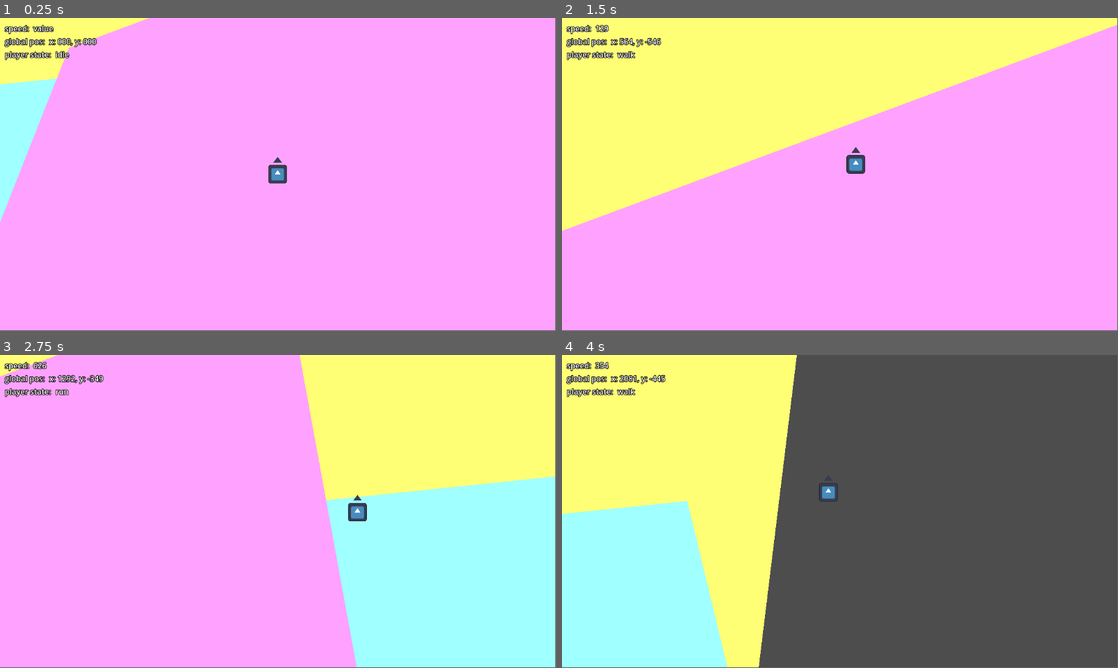
Above: before the commit, frames 1-4 (two rows, left to right).
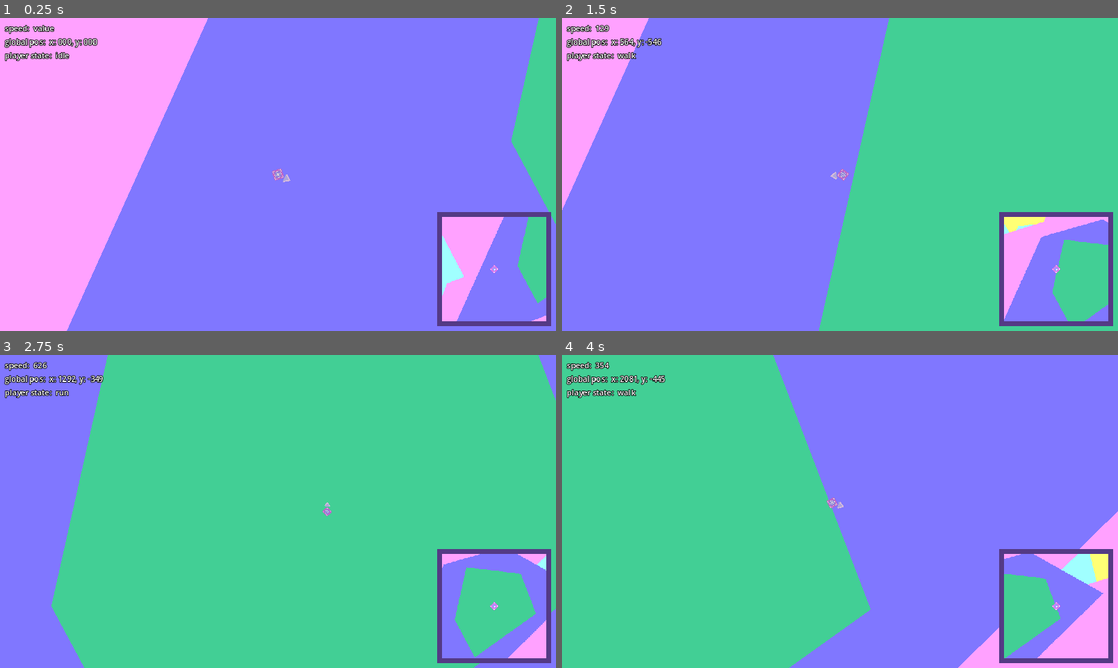
Above: after the commit, the same moments.

Repository: JJPSeno/project-q
Game: Godot game, scene res://World/world.tscn
The game is run twice, just before and just after one commit, with the same random seed, the same clock (stepped at 60 frames per second) and the same inputs. The engine's default icon, where the game draws it, is replaced by a stand-in: a white triangle on a blue panel in a dark square.
Inputs (mouse positions are in pixels of both pictures, inside the frame that each line leads up to):
- Up to frame 1 (0.25 s): no input
- Up to frame 2 (1.5 s): tap Enter at 0.5 s; move the mouse to (962, 158) at 0.52 s; hold D (right) 0.53-1.28 s; hold W (movement) 0.53-1.28 s; tap Space (dash) at 0.6 s; move the mouse to (728, 190) at 1.27 s; hold S (down) from 1.28 s (still down); tap W (movement) at 1.35 s
- Up to frame 3 (2.75 s): tap Shift (run) at 1.55 s; move the mouse to (333, 442) at 2.02 s; release S (down) at 2.03 s; hold D (right) from 2.03 s (still down); hold Shift (run) from 2.03 s (still down); tap Space (dash) at 2.3 s
- Up to frame 4 (4 s): move the mouse to (812, 574) at 2.77 s; release Shift (run) at 2.78 s; tap Space (dash) at 2.85 s; tap W (movement) at 3.05 s; move the mouse to (1006, 558) at 3.52 s; release D (right) at 3.53 s; hold A (left) from 3.53 s (still down); hold W (movement) from 3.53 s (still down); tap Shift (run) at 3.8 s
In our replay, the window is 799x449 before the commit and 800x450 after it. These sizes can differ from the game's own. Grey fills any space a smaller window leaves; there, only what the larger window draws over its background counts as a difference.

The runs differ from the first frame. In frame 1, 78% of the frame differs, in the area x 0-100%, y 0-100%; in frame 2, 98%; in frame 3, 100%; in frame 4, 100%.

Commit message:
add minimap

Diff:
--- a/Controllers/CameraController/camera_controller.gd
+++ b/Controllers/CameraController/camera_controller.gd
@@ -8,6 +8,18 @@
 
 func _ready() -> void:
 	player_camera.enabled = true
+	EventBus.camera_zoom_updated.connect(_on_camera_zoom_change)
 	var missing_camera = (player_camera == null or world_camera == null)
 	if missing_camera:
 		assert(!missing_camera, "Missing camera reference")
+
+
+func _on_camera_zoom_change(new_zoom: Vector2, new_speed: float) -> void:
+	if (player_camera.enabled):
+		var tween = create_tween()
+		tween.tween_property(player_camera, "zoom", new_zoom, 0.5)\
+			.set_trans(Tween.TRANS_SINE)\
+			.set_ease(Tween.EASE_OUT)
+		tween.parallel().tween_property(player_camera, "position_smoothing_speed", new_speed, 0.5)\
+			.set_trans(Tween.TRANS_SINE)\
+			.set_ease(Tween.EASE_OUT)
--- /dev/null
+++ b/Controllers/DirectionController/direction_controller.gd
@@ -0,0 +1,9 @@
+extends Node2D
+
+
+@export var parent : Node2D
+
+
+func _process(_delta: float) -> void:
+	if parent != null:
+		parent.look_at(get_global_mouse_position())
--- /dev/null
+++ b/Controllers/DirectionController/direction_controller.tscn
@@ -0,0 +1,6 @@
+[gd_scene load_steps=2 format=3 uid="uid://cdbkt3ih37ybm"]
+
+[ext_resource type="Script" path="res://Controllers/DirectionController/direction_controller.gd" id="1_eqtle"]
+
+[node name="DirectionController" type="Node2D"]
+script = ExtResource("1_eqtle")
--- a/Controllers/MovementController/movement_controller.gd
+++ b/Controllers/MovementController/movement_controller.gd
@@ -1,15 +1,18 @@
+class_name MovementController
 extends Node
 
 
+@export var parent : CharacterBody2D
 
 #try to add this to func _input
-func _physics_process(delta: float) -> void:
-	if Input.is_action_pressed("movement"):
+func _physics_process(_delta: float) -> void:
+	if Input.is_action_pressed("base_movement"):
 		if Input.is_action_pressed("run"):
 			get_node("MovementStateMachine").change_state("run")
 		else:
 			get_node("MovementStateMachine").change_state("walk")
-		if Input.is_action_just_pressed("dash"):
+
+		if Input.is_action_just_pressed("dash") and int(parent.velocity.length()) > 0:
 			get_node("MovementStateMachine").change_state("dash")
 	else:
 		get_node("MovementStateMachine").change_state("idle")
--- /dev/null
+++ b/GUI/MainCanvasLayer/Minimap/Minimap.gd
@@ -0,0 +1,9 @@
+extends MarginContainer
+
+
+@export var player: CharacterBody2D
+@onready var camera_2d: Camera2D = %Camera2D
+
+
+func _physics_process(delta: float) -> void:
+	camera_2d.position = player.position
--- /dev/null
+++ b/GUI/MainCanvasLayer/Minimap/Minimap.tscn
@@ -0,0 +1,57 @@
+[gd_scene load_steps=4 format=3 uid="uid://bf06v3pe65dgu"]
+
+[ext_resource type="PackedScene" uid="uid://bkujnupcoa074" path="res://World/Background/test_floor.tscn" id="1_1i4xq"]
+[ext_resource type="Script" path="res://GUI/MainCanvasLayer/Minimap/Minimap.gd" id="1_vly5g"]
+[ext_resource type="PackedScene" uid="uid://mpmewmghiihe" path="res://GUI/MainCanvasLayer/Minimap/minimap_player_indicator.tscn" id="3_yqdfe"]
+
+[node name="MinimapMargin" type="MarginContainer"]
+anchors_preset = 3
+anchor_left = 1.0
+anchor_top = 1.0
+anchor_right = 1.0
+anchor_bottom = 1.0
+offset_left = -256.0
+offset_top = -256.0
+grow_horizontal = 0
+grow_vertical = 0
+size_flags_horizontal = 3
+size_flags_vertical = 3
+theme_override_constants/margin_left = 10
+theme_override_constants/margin_top = 10
+theme_override_constants/margin_right = 10
+theme_override_constants/margin_bottom = 10
+script = ExtResource("1_vly5g")
+
+[node name="ColorRect" type="ColorRect" parent="."]
+layout_mode = 2
+color = Color(0.33072, 0.2288, 0.52, 1)
+
+[node name="MarginContainer" type="MarginContainer" parent="ColorRect"]
+layout_mode = 1
+anchors_preset = 15
+anchor_right = 1.0
+anchor_bottom = 1.0
+grow_horizontal = 2
+grow_vertical = 2
+theme_override_constants/margin_left = 10
+theme_override_constants/margin_top = 10
+theme_override_constants/margin_right = 10
+theme_override_constants/margin_bottom = 10
+
+[node name="SubViewportContainer" type="SubViewportContainer" parent="ColorRect/MarginContainer"]
+layout_mode = 2
+
+[node name="SubViewport" type="SubViewport" parent="ColorRect/MarginContainer/SubViewportContainer"]
+handle_input_locally = false
+size = Vector2i(216, 216)
+render_target_update_mode = 4
+
+[node name="TestFloor" parent="ColorRect/MarginContainer/SubViewportContainer/SubViewport" instance=ExtResource("1_1i4xq")]
+
+[node name="Camera2D" type="Camera2D" parent="ColorRect/MarginContainer/SubViewportContainer/SubViewport"]
+unique_name_in_owner = true
+zoom = Vector2(0.1, 0.1)
+
+[node name="MinimapPlayerIndicator" parent="ColorRect/MarginContainer/SubViewportContainer" instance=ExtResource("3_yqdfe")]
+position = Vector2(108, 108)
+scale = Vector2(0.3, 0.3)
--- /dev/null
+++ b/GUI/MainCanvasLayer/Minimap/minimap_player_indicator.tscn
@@ -0,0 +1,8 @@
+[gd_scene load_steps=2 format=3 uid="uid://mpmewmghiihe"]
+
+[ext_resource type="Texture2D" uid="uid://dl7sbgwsho858" path="res://Assets/Branding/DiamondIcon.png" id="1_j6lwv"]
+
+[node name="MinimapPlayerIndicator" type="Node2D"]
+
+[node name="Sprite2D" type="Sprite2D" parent="."]
+texture = ExtResource("1_j6lwv")
--- /dev/null
+++ b/GUI/MainCanvasLayer/cursor_controller.gd
@@ -0,0 +1,16 @@
+extends Node
+
+const BOX_CURSOR = preload("res://Assets/Cursors/BoxCursorSmall.png")
+const ARROW_CURSOR = preload("res://Assets/Cursors/ArrowCursorSmall.png")
+
+func _ready() -> void:
+	EventBus.connect("change_to_arrow_cursor", _set_to_arrow_cursor)
+	EventBus.connect("change_to_box_cursor", _set_to_box_cursor)
+
+
+func _set_to_box_cursor() -> void:
+	Input.set_custom_mouse_cursor(BOX_CURSOR, Input.CURSOR_ARROW, Vector2(32,32))
+
+
+func _set_to_arrow_cursor() -> void:
+	Input.set_custom_mouse_cursor(ARROW_CURSOR, Input.CURSOR_ARROW, Vector2.ZERO)
--- /dev/null
+++ b/GUI/MainCanvasLayer/main_canvas_layer.tscn
@@ -0,0 +1,13 @@
+[gd_scene load_steps=4 format=3 uid="uid://7t16qx7bdmoo"]
+
+[ext_resource type="Script" path="res://GUI/MainCanvasLayer/main_canvas_layer.gd" id="1_y35jt"]
+[ext_resource type="PackedScene" uid="uid://bt3gkxaqlb0wy" path="res://GUI/Debug/debug_ui.tscn" id="2_a2c84"]
+[ext_resource type="Script" path="res://GUI/MainCanvasLayer/cursor_controller.gd" id="2_n47oc"]
+
+[node name="MainCanvasLayer" type="CanvasLayer"]
+script = ExtResource("1_y35jt")
+
+[node name="CursorController" type="Node" parent="."]
+script = ExtResource("2_n47oc")
+
+[node name="DebugUI" parent="." instance=ExtResource("2_a2c84")]
--- a/GUI/main_canvas_layer.tscn
+++ /dev/null
@@ -1,9 +0,0 @@
-[gd_scene load_steps=3 format=3 uid="uid://7t16qx7bdmoo"]
-
-[ext_resource type="Script" path="res://GUI/main_canvas_layer.gd" id="1_y35jt"]
-[ext_resource type="PackedScene" uid="uid://bt3gkxaqlb0wy" path="res://GUI/Debug/debug_ui.tscn" id="2_a2c84"]
-
-[node name="MainCanvasLayer" type="CanvasLayer"]
-script = ExtResource("1_y35jt")
-
-[node name="DebugUI" parent="." instance=ExtResource("2_a2c84")]
--- a/Player/movement_state_machine.gd
+++ b/Player/movement_state_machine.gd
@@ -19,6 +19,7 @@
 		id : int
 		speed := float
 		camera_zoom := Vector2
+		camera_speed := float
 		acceleration := float
 		friction := float
 	}
@@ -26,9 +27,9 @@
 """
 #endregion
 @export var movement_states : Dictionary
-@export var parent : CharacterBody2D
 var current_state_name : String
-
+var movement_controller : Node
+var parent : Node2D
 var direction := Vector2.ZERO
 var speed = 200.0
 var acceleration := 12.0
@@ -39,6 +40,8 @@
 
 
 func _ready() -> void:
+	movement_controller = get_parent()
+	parent = movement_controller.parent
 	current_state_name = "run"
 
 
@@ -46,6 +49,7 @@
 	current_state_name = state_name
 	if parent.is_in_group("player"):
 		EventBus.player_state_updated.emit(state_name)
+		EventBus.camera_zoom_updated.emit(movement_states[current_state_name].camera_zoom, movement_states[current_state_name].camera_speed)
 
 
 func _physics_process(delta: float) -> void:
@@ -66,7 +70,7 @@
 
 	parent.move_and_slide()
 
-func _exit_state(state_name: String) -> void:
+func _exit_state(_state_name: String) -> void:
 	pass
 
 
--- a/Player/player.tscn
+++ b/Player/player.tscn
@@ -1,25 +1,38 @@
-[gd_scene load_steps=4 format=3 uid="uid://5liwdgjjhcr2"]
+[gd_scene load_steps=6 format=3 uid="uid://5liwdgjjhcr2"]
 
-[ext_resource type="Texture2D" uid="uid://dmnwwojy2t7ik" path="res://icon.svg" id="1_argyb"]
+[ext_resource type="Script" path="res://Player/player.gd" id="1_t54ku"]
+[ext_resource type="PackedScene" uid="uid://cdbkt3ih37ybm" path="res://Controllers/DirectionController/direction_controller.tscn" id="2_fyewk"]
 [ext_resource type="PackedScene" uid="uid://dff0j6n77jhyg" path="res://Controllers/MovementController/movement_controller.tscn" id="2_qxbrg"]
+[ext_resource type="Texture2D" uid="uid://dl7sbgwsho858" path="res://Assets/Branding/DiamondIcon.png" id="4_f6ucb"]
 
 [sub_resource type="CircleShape2D" id="CircleShape2D_hrudf"]
 radius = 15.0
 
 [node name="Player" type="CharacterBody2D" groups=["player"]]
+modulate = Color(0.86, 0.86, 0.86, 1)
+script = ExtResource("1_t54ku")
 
-[node name="MovementController" parent="." instance=ExtResource("2_qxbrg")]
+[node name="MovementController" parent="." node_paths=PackedStringArray("parent") instance=ExtResource("2_qxbrg")]
+parent = NodePath("..")
 
-[node name="MovementStateMachine" parent="MovementController" index="0" node_paths=PackedStringArray("parent")]
-parent = NodePath("../..")
+[node name="DirectionController" parent="." node_paths=PackedStringArray("parent") instance=ExtResource("2_fyewk")]
+parent = NodePath("..")
 
 [node name="Icon" type="Sprite2D" parent="."]
-scale = Vector2(0.3, 0.3)
-texture = ExtResource("1_argyb")
+rotation = 1.5708
+scale = Vector2(0.5, 0.5)
+texture = ExtResource("4_f6ucb")
+
+[node name="Polygon2D2" type="Polygon2D" parent="Icon"]
+position = Vector2(0.00015928, -26)
+scale = Vector2(-0.631633, 0.662313)
+color = Color(0.981333, 0.86, 1, 1)
+polygon = PackedVector2Array(0, -50, -30, -10, 30, -10)
 
 [node name="Polygon2D" type="Polygon2D" parent="Icon"]
-position = Vector2(0, -70)
-color = Color(0.211765, 0.239216, 0.321569, 1)
+position = Vector2(-8.68798e-05, -24)
+scale = Vector2(0.517403, 0.517403)
+color = Color(0.792, 0.76, 1, 1)
 polygon = PackedVector2Array(0, -50, -30, -10, 30, -10)
 
 [node name="CollisionShape2D" type="CollisionShape2D" parent="."]
--- a/Singletons/debug_singleton.gd
+++ b/Singletons/debug_singleton.gd
@@ -8,8 +8,9 @@
 		elif event.is_action_pressed("reset"):
 			get_tree().reload_current_scene()
 		elif event.is_action_pressed("debug_1"):
-			pass
+			for p in get_tree().get_nodes_in_group("player"):
+				p.set_global_position(Vector2.ZERO)
 		elif event.is_action_pressed("debug_2"):
-			pass
+			EventBus.emit_signal("change_to_arrow_cursor")
 		elif event.is_action_pressed("debug_3"):
-			pass
+			EventBus.emit_signal("change_to_box_cursor")
--- a/Singletons/event_bus.gd
+++ b/Singletons/event_bus.gd
@@ -6,4 +6,7 @@
 signal player_state_updated(new_state)
 #endregion
 
-signal camera_zoom_updated(new_zoom)
+signal camera_zoom_updated(new_zoom, new_speed)
+
+signal change_to_box_cursor
+signal change_to_arrow_cursor
--- a/States/MovementStates/dash.tres
+++ b/States/MovementStates/dash.tres
@@ -7,6 +7,7 @@
 name = "dash"
 id = 3
 speed = 4500.0
-camera_zoom = Vector2(0.6, 0.6)
+camera_zoom = Vector2(0.01, 0.01)
+camera_speed = 3.0
 acceleration = 4500.0
 friction = 1.0
--- a/States/MovementStates/idle.tres
+++ b/States/MovementStates/idle.tres
@@ -8,5 +8,6 @@
 id = 0
 speed = 0.0
 camera_zoom = Vector2(1, 1)
+camera_speed = 10.0
 acceleration = 1.0
 friction = 6.0
--- a/States/MovementStates/movement_state.gd
+++ b/States/MovementStates/movement_state.gd
@@ -5,5 +5,6 @@
 @export var id : int
 @export var speed := 200.0
 @export var camera_zoom := Vector2(1,1)
+@export var camera_speed := 5.0
 @export var acceleration := 1.0
 @export var friction := 1.0
--- a/States/MovementStates/run.tres
+++ b/States/MovementStates/run.tres
@@ -8,5 +8,6 @@
 id = 2
 speed = 600.0
 camera_zoom = Vector2(0.7, 0.7)
+camera_speed = 5.0
 acceleration = 12.0
 friction = 1.0
--- a/States/MovementStates/walk.tres
+++ b/States/MovementStates/walk.tres
@@ -8,5 +8,6 @@
 id = 1
 speed = 300.0
 camera_zoom = Vector2(0.9, 0.9)
+camera_speed = 10.0
 acceleration = 8.0
 friction = 1.0
--- /dev/null
+++ b/World/Background/test_floor.tscn
@@ -0,0 +1,109 @@
+[gd_scene format=3 uid="uid://bkujnupcoa074"]
+
+[node name="TestFloor" type="Node2D"]
+
+[node name="Polygon2D3" type="Polygon2D" parent="."]
+position = Vector2(-2422, -318)
+rotation = 0.323565
+color = Color(1, 1, 0.458824, 1)
+polygon = PackedVector2Array(-1191, 1809, 1694, 1865, 2067, -1189, -580, -1370, -2458, 508)
+
+[node name="Polygon2D17" type="Polygon2D" parent="."]
+position = Vector2(-181, 1629)
+rotation = -0.399448
+color = Color(1, 1, 0.458824, 1)
+polygon = PackedVector2Array(-1191, 1809, 1694, 1865, 2067, -1189, -580, -1370, -2458, 508)
+
+[node name="Polygon2D5" type="Polygon2D" parent="."]
+position = Vector2(2375, -2365)
+rotation = 1.67807
+color = Color(1, 1, 0.458824, 1)
+polygon = PackedVector2Array(-1191, 1809, 1694, 1865, 2067, -1189, -580, -1370, -2458, 508)
+
+[node name="Polygon2D18" type="Polygon2D" parent="."]
+position = Vector2(-624, -2873)
+rotation = 0.919796
+color = Color(1, 1, 0.458824, 1)
+polygon = PackedVector2Array(-1191, 1809, 1694, 1865, 2067, -1189, -580, -1370, -2458, 508)
+
+[node name="Polygon2D6" type="Polygon2D" parent="."]
+position = Vector2(3382, 2501)
+rotation = 3.6655
+color = Color(1, 1, 0.458824, 1)
+polygon = PackedVector2Array(-1191, 1809, 1694, 1865, 2067, -1189, -580, -1370, -2458, 508)
+
+[node name="Polygon2D19" type="Polygon2D" parent="."]
+position = Vector2(3744, 148)
+rotation = 4.4848
+color = Color(1, 1, 0.458824, 1)
+polygon = PackedVector2Array(-1191, 1809, 1694, 1865, 2067, -1189, -580, -1370, -2458, 508)
+
+[node name="Polygon2D" type="Polygon2D" parent="."]
+color = Color(0.627451, 1, 1, 1)
+polygon = PackedVector2Array(-1157, -126, 1784, -431, 2011, 508, 427, 1198, -1564, 711)
+
+[node name="Polygon2D7" type="Polygon2D" parent="."]
+position = Vector2(939, -1312)
+color = Color(0.627451, 1, 1, 1)
+polygon = PackedVector2Array(-1157, -126, 1784, -431, 2011, 508, 427, 1198, -1564, 711)
+
+[node name="Polygon2D8" type="Polygon2D" parent="."]
+position = Vector2(2818, -11)
+rotation = 1.04446
+color = Color(0.627451, 1, 1, 1)
+polygon = PackedVector2Array(-1157, -126, 1784, -431, 2011, 508, 427, 1198, -1564, 711)
+
+[node name="Polygon2D4" type="Polygon2D" parent="."]
+position = Vector2(-611, -1177)
+rotation = 1.11283
+color = Color(0.627451, 1, 1, 1)
+polygon = PackedVector2Array(-1157, -126, 1784, -431, 2011, 508, 427, 1198, -1564, 711)
+
+[node name="Polygon2D2" type="Polygon2D" parent="."]
+position = Vector2(-543, 554)
+color = Color(1, 0.631373, 1, 1)
+polygon = PackedVector2Array(-433, -262, -920, 972, 698, 881, 1535, 1254, 1151, -850)
+
+[node name="Polygon2D9" type="Polygon2D" parent="."]
+position = Vector2(1183, 313)
+rotation = 0.940397
+color = Color(1, 0.631373, 1, 1)
+polygon = PackedVector2Array(-433, -262, -920, 972, 698, 881, 1535, 1254, 1151, -850)
+
+[node name="Polygon2D10" type="Polygon2D" parent="."]
+position = Vector2(2399, 554)
+rotation = -1.69727
+color = Color(1, 0.631373, 1, 1)
+polygon = PackedVector2Array(-433, -262, -920, 972, 698, 881, 1535, 1254, 1151, -850)
+
+[node name="Polygon2D11" type="Polygon2D" parent="."]
+position = Vector2(-260, 0)
+rotation = -1.69727
+color = Color(1, 0.631373, 1, 1)
+polygon = PackedVector2Array(-433, -262, -920, 972, 698, 881, 1535, 1254, 1151, -850)
+
+[node name="Polygon2D13" type="Polygon2D" parent="."]
+position = Vector2(1562, -170)
+rotation = -2.57739
+
+[node name="Polygon2D12" type="Polygon2D" parent="."]
+position = Vector2(1539, -113)
+rotation = -2.57739
+color = Color(1, 0.631373, 1, 1)
+polygon = PackedVector2Array(-433, -262, -920, 972, 698, 881, 1535, 1254, 1151, -850)
+
+[node name="Polygon2D14" type="Polygon2D" parent="."]
+position = Vector2(1596, -1335)
+rotation = -2.70808
+color = Color(1, 0.631373, 1, 1)
+polygon = PackedVector2Array(-433, -262, -920, 972, 698, 881, 1535, 1254, 1151, -850)
+
+[node name="Polygon2D15" type="Polygon2D" parent="."]
+color = Color(0.501961, 0.470588, 1, 1)
+polygon = PackedVector2Array(257, -1212, 1524, -1574, 3052, -714, 1502, 802, -1089, 1764)
+
+[node name="Polygon2D16" type="Polygon2D" parent="."]
+position = Vector2(-204, -339)
+rotation = 0.642117
+color = Color(0.258824, 0.811765, 0.588235, 1)
+polygon = PackedVector2Array(257, -1212, 1238.66, -1776.69, 1987.21, -1305.05, 1514.55, 178.497, 711.871, -195.215)
--- a/World/world.tscn
+++ b/World/world.tscn
@@ -1,25 +1,15 @@
-[gd_scene load_steps=5 format=3 uid="uid://bies7lf8gaipr"]
+[gd_scene load_steps=7 format=3 uid="uid://bies7lf8gaipr"]
 
+[ext_resource type="PackedScene" uid="uid://bkujnupcoa074" path="res://World/Background/test_floor.tscn" id="1_3ps4a"]
 [ext_resource type="PackedScene" uid="uid://bslob6terfaas" path="res://Controllers/CameraController/camera_controller.tscn" id="1_bdx5k"]
 [ext_resource type="PackedScene" uid="uid://5liwdgjjhcr2" path="res://Player/player.tscn" id="1_q4ndm"]
 [ext_resource type="Script" path="res://Controllers/CameraController/camera_controller.gd" id="2_iu3vl"]
-[ext_resource type="PackedScene" uid="uid://7t16qx7bdmoo" path="res://GUI/main_canvas_layer.tscn" id="4_anaq4"]
+[ext_resource type="PackedScene" uid="uid://7t16qx7bdmoo" path="res://GUI/MainCanvasLayer/main_canvas_layer.tscn" id="4_anaq4"]
+[ext_resource type="PackedScene" uid="uid://bf06v3pe65dgu" path="res://GUI/MainCanvasLayer/Minimap/Minimap.tscn" id="6_ci66x"]
 
 [node name="World" type="Node2D"]
 
-[node name="TestFloor" type="Node2D" parent="."]
-
-[node name="Polygon2D3" type="Polygon2D" parent="TestFloor"]
-color = Color(1, 1, 0.458824, 1)
-polygon = PackedVector2Array(-1191, 1809, 1694, 1865, 2067, -1189, -580, -1370, -2458, 508)
-
-[node name="Polygon2D" type="Polygon2D" parent="TestFloor"]
-color = Color(0.627451, 1, 1, 1)
-polygon = PackedVector2Array(-1157, -126, 1784, -431, 2011, 508, 427, 1198, -1564, 711)
-
-[node name="Polygon2D2" type="Polygon2D" parent="TestFloor"]
-color = Color(1, 0.631373, 1, 1)
-polygon = PackedVector2Array(-433, -262, -920, 972, 698, 881, 1535, 1254, 1151, -850)
+[node name="TestFloor" parent="." instance=ExtResource("1_3ps4a")]
 
 [node name="CameraController" parent="." node_paths=PackedStringArray("player_camera", "world_camera") instance=ExtResource("1_bdx5k")]
 script = ExtResource("2_iu3vl")
@@ -30,8 +20,12 @@
 
 [node name="PlayerCamera" type="Camera2D" parent="Player"]
 position_smoothing_enabled = true
+position_smoothing_speed = 10.0
 
 [node name="WorldCamera" type="Camera2D" parent="."]
 enabled = false
 
 [node name="MainCanvasLayer" parent="." instance=ExtResource("4_anaq4")]
+
+[node name="Minimap" parent="MainCanvasLayer" node_paths=PackedStringArray("player") instance=ExtResource("6_ci66x")]
+player = NodePath("../../Player")
--- a/project.godot
+++ b/project.godot
@@ -13,12 +13,22 @@
 config/name="Q"
 run/main_scene="res://World/world.tscn"
 config/features=PackedStringArray("4.3", "Forward Plus")
-config/icon="res://icon.svg"
+config/icon="res://Assets/Branding/DiamondIcon.png"
 
 [autoload]
 
 DebugSingleton="*res://Singletons/debug_singleton.tscn"
 EventBus="*res://Singletons/event_bus.gd"
+
+[debug]
+
+gdscript/warnings/unused_signal=0
+
+[display]
+
+window/stretch/mode="canvas_items"
+window/stretch/aspect="keep_width"
+mouse_cursor/custom_image="res://Assets/Cursors/ArrowCursorSmall.png"
 
 [global_group]
 
@@ -64,6 +74,14 @@
 , Object(InputEventKey,"resource_local_to_scene":false,"resource_name":"","device":-1,"window_id":0,"alt_pressed":false …(183 unchanged characters)…
 , Object(InputEventKey,"resource_local_to_scene":false,"resource_name":"","device":-1,"window_id":0,"alt_pressed":false …(186 unchanged characters)…
 , Object(InputEventKey,"resource_local_to_scene":false,"resource_name":"","device":-1,"window_id":0,"alt_pressed":false …(182 unchanged characters)…
+]
+}
+base_movement={
+"deadzone": 0.5,
+"events": [Object(InputEventKey,"resource_local_to_scene":false,"resource_name":"","device":-1,"window_id":0,"alt_pressed":false,"shift_pressed":false,"ctrl_pressed":false,"meta_pressed":false,"pressed":false,"keycode":0,"physical_keycode":87,"key_label":0,"unicode":119,"location":0,"echo":false,"script":null)
+, Object(InputEventKey,"resource_local_to_scene":false,"resource_name":"","device":-1,"window_id":0,"alt_pressed":false,"shift_pressed":false,"ctrl_pressed":false,"meta_pressed":false,"pressed":false,"keycode":0,"physical_keycode":65,"key_label":0,"unicode":97,"location":0,"echo":false,"script":null)
+, Object(InputEventKey,"resource_local_to_scene":false,"resource_name":"","device":-1,"window_id":0,"alt_pressed":false,"shift_pressed":false,"ctrl_pressed":false,"meta_pressed":false,"pressed":false,"keycode":0,"physical_keycode":83,"key_label":0,"unicode":115,"location":0,"echo":false,"script":null)
+, Object(InputEventKey,"resource_local_to_scene":false,"resource_name":"","device":-1,"window_id":0,"alt_pressed":false,"shift_pressed":false,"ctrl_pressed":false,"meta_pressed":false,"pressed":false,"keycode":0,"physical_keycode":68,"key_label":0,"unicode":100,"location":0,"echo":false,"script":null)
 ]
 }
 primary={
@@ -121,3 +139,8 @@
 , Object(InputEventKey,"resource_local_to_scene":false,"resource_name":"","device":-1,"window_id":0,"alt_pressed":false …(182 unchanged characters)…
 ]
 }
+
+[rendering]
+
+textures/canvas_textures/default_texture_filter=0
+environment/defaults/default_clear_color=Color(0.592157, 0.447059, 0.992157, 1)
Binary file added: Assets/Branding/DiamondIcon.png
Not shown, added: Assets/Branding/DiamondIcon.png.import
Binary file added: Assets/Cursors/ArrowCursorSmall.png
Not shown, added: Assets/Cursors/ArrowCursorSmall.png.import
Binary file added: Assets/Cursors/BoxCursorSmall.png
Not shown, added: Assets/Cursors/BoxCursorSmall.png.import
Renamed: GUI/main_canvas_layer.gd -> GUI/MainCanvasLayer/main_canvas_layer.gd
